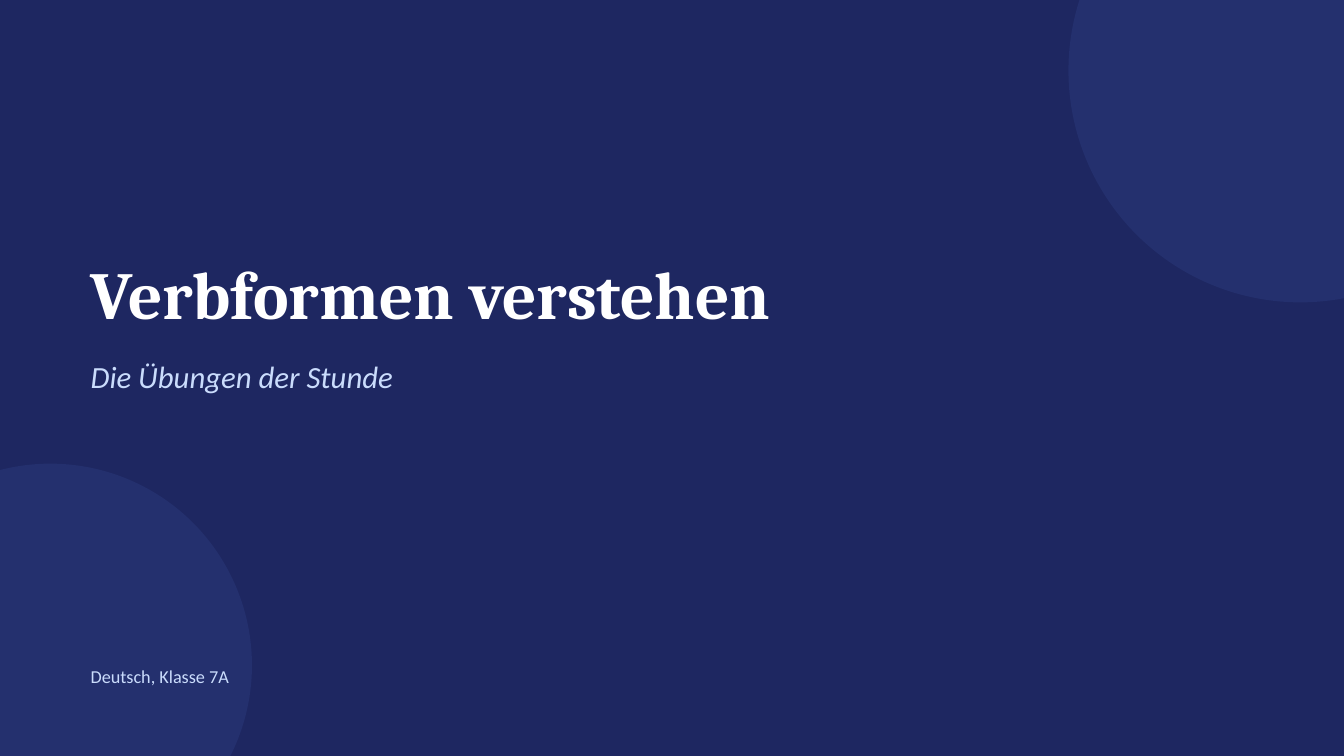
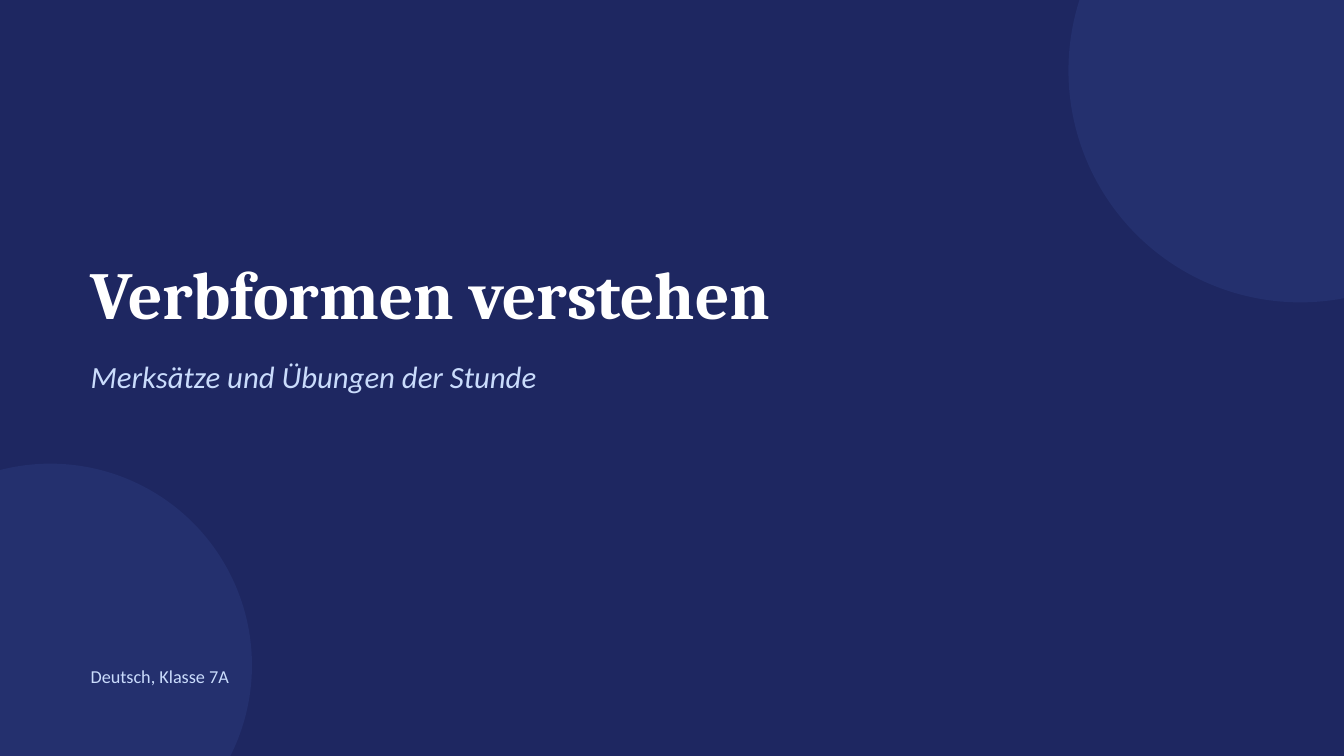
Before and after one commit to golzkonstantin-gif/Schule, a slide deck: slide 1 of Deutsch_7A/Verbformen_verstehen/Aufgaben_Verbformen_verstehen.pptx. Drawn at 1344x756 pixels with LibreOffice and Linux fonts; fonts in the diff are those of the drawing. Boxes give left, top, right and bottom in pixels: in the first picture for what was removed or moved away, otherwise in the second. Text is boxed around its words. In the diff, an @@ line names an element or a change of style, - is before the commit and + after.

```diff
--- a/Deutsch_7A/Verbformen_verstehen/Aufgaben_Verbformen_verstehen.pptx
+++ b/Deutsch_7A/Verbformen_verstehen/Aufgaben_Verbformen_verstehen.pptx
@@ text at bbox=[91, 363, 536, 394]: text changed @@
-Die Übungen der Stunde
+Merksätze und Übungen der Stunde
```
Also in this commit, not shown: 9 other slides changed, 7 slides added, 7 other files.
